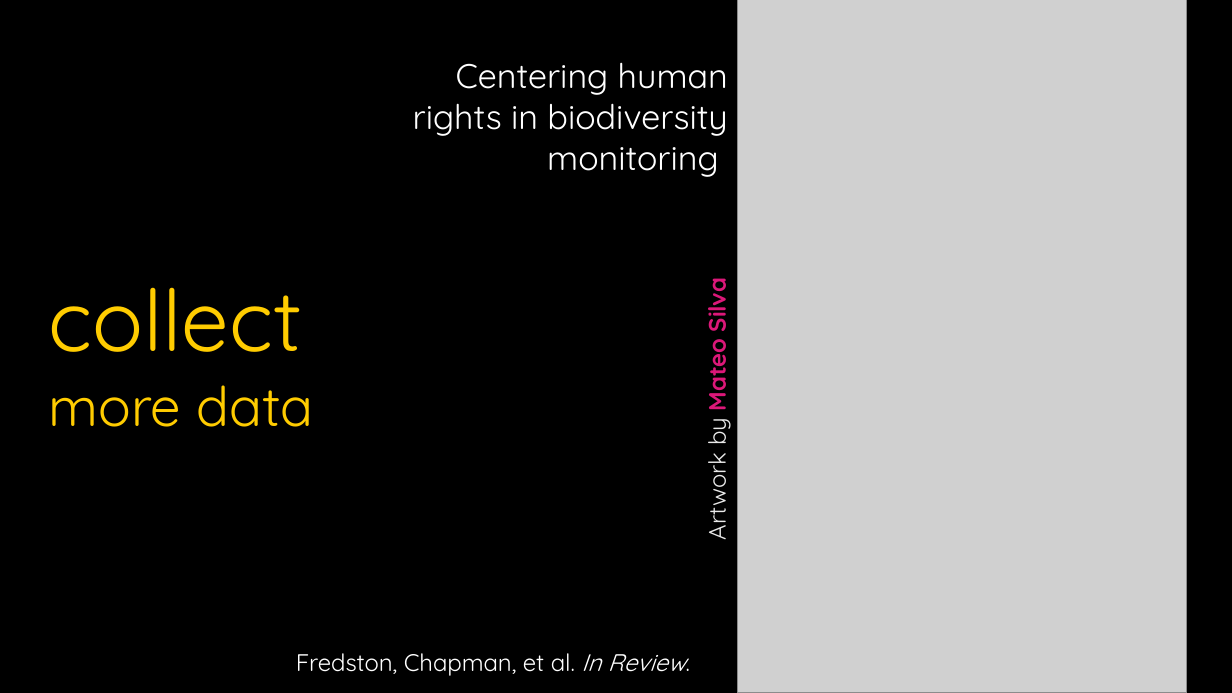
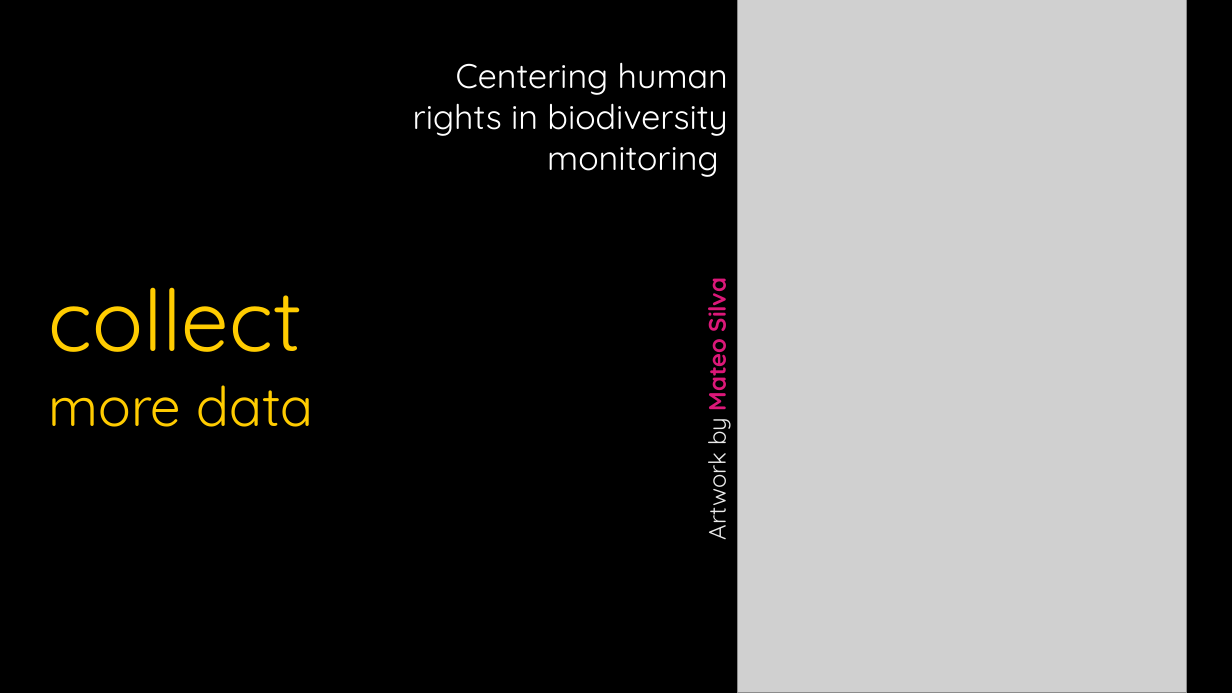
Before and after one commit to milliechapman/dsep, a slide deck: slide 18 of dsep2.pptx (slide 17 before the commit). Drawn at 1232x693 pixels with LibreOffice and Linux fonts; fonts in the diff are those of the drawing; grey boxes stand for pictures. Boxes give left, top, right and bottom in pixels: in the first picture for what was removed or moved away, otherwise in the second. Text is boxed around its words. In the diff, an @@ line names an element or a change of style, - is before the commit and + after.

```diff
--- a/dsep2.pptx
+++ b/dsep2.pptx
@@ text removed at bbox=[296, 653, 686, 676] @@
-Fredston, Chapman, et al. In Review.
```
Also in this commit, not shown: 13 other slides changed, 12 slides added, 2 slides removed, 6 other files.
